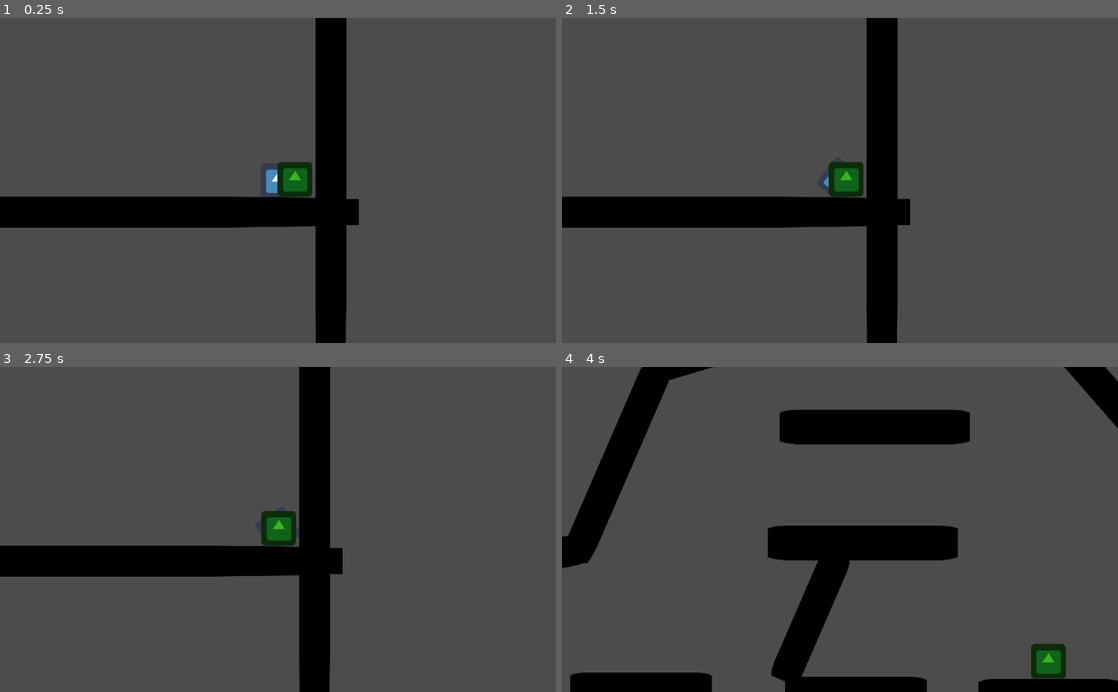
Above: before the commit, frames 1-4 (two rows, left to right).
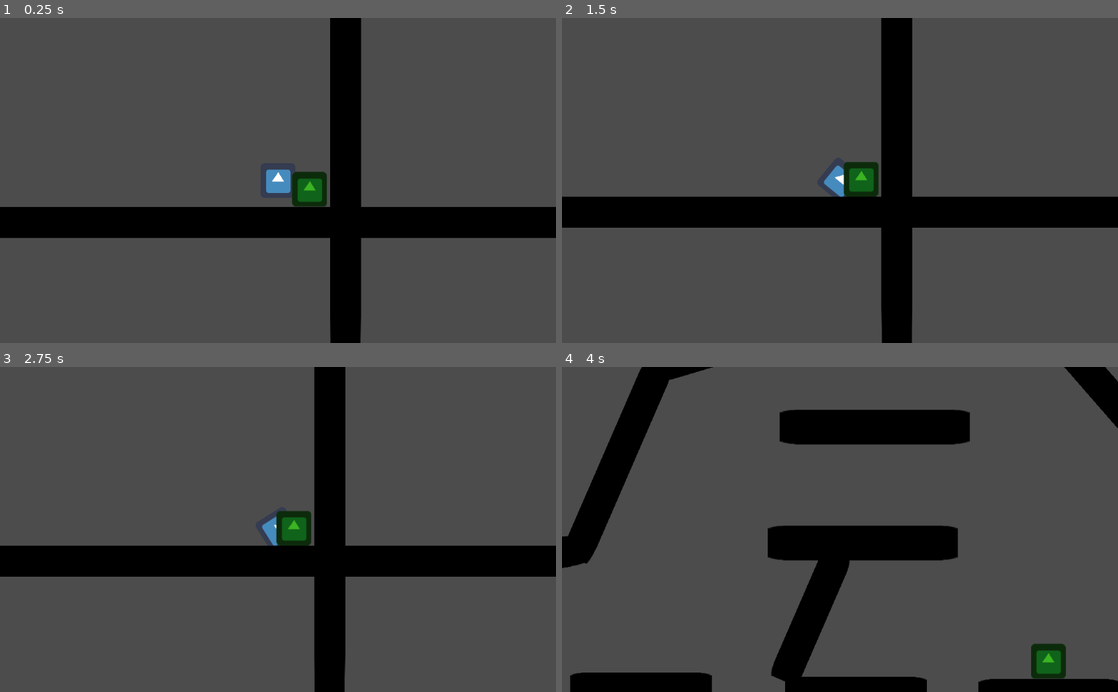
Above: after the commit, the same moments.

Repository: ChibiDenDen/Jook
Game: Godot game, scene res://Scenes/PhysicsGame.tscn
Two runs of this game, one before a commit and one after it. Both use one fixed random seed, a clock stepped at 60 frames per second and the inputs below. The engine's default icon, where the game draws it, is replaced by a stand-in: a white triangle on a blue panel in a dark square.
Inputs (mouse positions are in pixels of both pictures, inside the frame that each line leads up to):
- Up to frame 1 (0.25 s): no input
- Up to frame 2 (1.5 s): move the mouse to (962, 164) at 0.52 s; hold Right (ui_right) 0.53-1.28 s; click (962, 164) at 0.67 s; move the mouse to (728, 196) at 1.27 s; hold Left (ui_left) from 1.28 s (still down)
- Up to frame 3 (2.75 s): tap Enter at 2 s; move the mouse to (333, 458) at 2.02 s; release Left (ui_left) at 2.03 s; hold Right (ui_right) from 2.03 s (still down)
- Up to frame 4 (4 s): move the mouse to (812, 594) at 2.77 s; release Right (ui_right) at 2.78 s; hold Up (ui_up) 2.78-3.53 s; click (812, 594) at 2.92 s; tap Space at 3.5 s; move the mouse to (1006, 578) at 3.52 s; hold Left (ui_left) from 3.53 s (still down)

The runs differ from the first frame. In frame 1, 13% of the frame differs, in the area x 0-100%, y 0-100%; in frame 2, 9.1%; in frame 3, 9.3%; in frame 4, nothing differs.

Commit message:
Added repulsing obstacles
Signed-off-by: DaividFrank <DaividSavernin@outlook.com>

Diff:
--- /dev/null
+++ b/Objects/Obstacles/Repulser/Repulser.tscn
@@ -0,0 +1,19 @@
+[gd_scene load_steps=3 format=2]
+
+[ext_resource path="res://icon.png" type="Texture" id=1]
+
+[sub_resource type="CircleShape2D" id=1]
+radius = 248.0
+
+[node name="Repulser" type="Area2D"]
+position = Vector2( -880, 448 )
+space_override = 1
+gravity_point = true
+gravity_vec = Vector2( 0, 0 )
+gravity = -500.0
+
+[node name="Sprite" type="Sprite" parent="."]
+texture = ExtResource( 1 )
+
+[node name="CollisionShape2D" type="CollisionShape2D" parent="."]
+shape = SubResource( 1 )
--- a/Objects/Player/Player.gd
+++ b/Objects/Player/Player.gd
@@ -52,7 +52,7 @@
 			cur_thrust *= boost_thrust
 			var farts = BoostFartsScene.instance()
 			add_child(farts)
-			$Tween.interpolate_callback(farts, 0.2, "queue_free")
+			$Tween.interpolate_callback(farts, 1, "queue_free")
 			$Tween.start()
 		applied_force = cur_thrust.rotated(rotation)
 		$Particles2D.emitting = true
@@ -76,7 +76,7 @@
 		crashed_player.player = self
 		crashed_player.global_position = global_position
 		crashed_player.camera_zoom = last_camera_zoom
-		get_parent().call_deferred("add_child",crashed_player)
+		get_parent().call_deferred("add_child", crashed_player)
 		crashed_player.call_deferred("on_start")
 		crashed = true
 		applied_force = Vector2(0, 0)
--- a/Scenes/PhysicsGame.tscn
+++ b/Scenes/PhysicsGame.tscn
@@ -1,13 +1,14 @@
-[gd_scene load_steps=4 format=2]
+[gd_scene load_steps=5 format=2]
 
 [ext_resource path="res://Objects/Player/Player.tscn" type="PackedScene" id=1]
 [ext_resource path="res://Objects/Obstacles/Walls/Wall.tscn" type="PackedScene" id=2]
 [ext_resource path="res://Objects/Checkpoint/CheckPoint.tscn" type="PackedScene" id=3]
+[ext_resource path="res://Objects/Obstacles/Repulser/Repulser.tscn" type="PackedScene" id=4]
 
 [node name="PhysicsGame" type="Node2D"]
 
 [node name="Player" parent="." instance=ExtResource( 1 )]
-position = Vector2( 1739, 854 )
+position = Vector2( 1712, 832 )
 thrust = Vector2( 0, -300 )
 torque = 2500
 
@@ -31,22 +32,56 @@
 [node name="Wall3" parent="Walls" instance=ExtResource( 2 )]
 position = Vector2( 526.121, 911.99 )
 rotation = 1.5708
-scale = Vector2( 0.890297, -42.5497 )
+scale = Vector2( 0.89, -200 )
 
 [node name="Wall6" parent="Walls" instance=ExtResource( 2 )]
-position = Vector2( 578.121, -796.01 )
+position = Vector2( -296, -1336 )
 rotation = 1.5708
-scale = Vector2( 0.890297, -42.5497 )
+scale = Vector2( 0.89, -200 )
 
 [node name="Wall9" parent="Walls" instance=ExtResource( 2 )]
 position = Vector2( -478.436, 496.113 )
 rotation = 1.03733
 scale = Vector2( 0.890297, -6.26425 )
 
+[node name="Wall21" parent="Walls" instance=ExtResource( 2 )]
+position = Vector2( -632, 584 )
+rotation = 1.03733
+scale = Vector2( 0.890297, -6.26425 )
+
+[node name="Wall22" parent="Walls" instance=ExtResource( 2 )]
+position = Vector2( -1128, 568 )
+rotation = 2.73919
+scale = Vector2( 0.890297, -6.26425 )
+
 [node name="Wall10" parent="Walls" instance=ExtResource( 2 )]
 position = Vector2( -154.436, 366.113 )
 rotation = 1.41778
 scale = Vector2( 0.890297, -6.26425 )
+
+[node name="Wall23" parent="Walls" instance=ExtResource( 2 )]
+position = Vector2( -1432, 248 )
+rotation = 1.56423
+scale = Vector2( 0.890297, -6.26425 )
+
+[node name="Wall24" parent="Walls" instance=ExtResource( 2 )]
+position = Vector2( -1960, 248 )
+rotation = 1.56423
+scale = Vector2( 0.890297, -6.26425 )
+
+[node name="Wall25" parent="Walls" instance=ExtResource( 2 )]
+position = Vector2( -2336, 248 )
+rotation = 1.56423
+scale = Vector2( 0.890297, -6.26425 )
+
+[node name="Wall26" parent="Walls" instance=ExtResource( 2 )]
+position = Vector2( -1208, 384 )
+rotation = 2.82944
+scale = Vector2( 0.89, 5 )
+
+[node name="Wall27" parent="Walls" instance=ExtResource( 2 )]
+position = Vector2( -1784, 240 )
+scale = Vector2( 0.89, 5 )
 
 [node name="Wall11" parent="Walls" instance=ExtResource( 2 )]
 position = Vector2( 103.564, 170.113 )
@@ -94,7 +129,7 @@
 scale = Vector2( 0.890297, -6.26425 )
 
 [node name="Wall4" parent="Walls" instance=ExtResource( 2 )]
-position = Vector2( -667.879, -6.00958 )
+position = Vector2( -2296, -32 )
 scale = Vector2( 0.890297, -42.5497 )
 
 [node name="Wall5" parent="Walls" instance=ExtResource( 2 )]
@@ -124,3 +159,10 @@
 
 [node name="Checkpoint2" parent="Checkpoints" instance=ExtResource( 3 )]
 position = Vector2( -591.689, 843.275 )
+
+[node name="Checkpoint5" parent="Checkpoints" instance=ExtResource( 3 )]
+position = Vector2( -1848, 184 )
+
+[node name="Obstacles" type="Node" parent="."]
+
+[node name="Repulser" parent="Obstacles" instance=ExtResource( 4 )]
